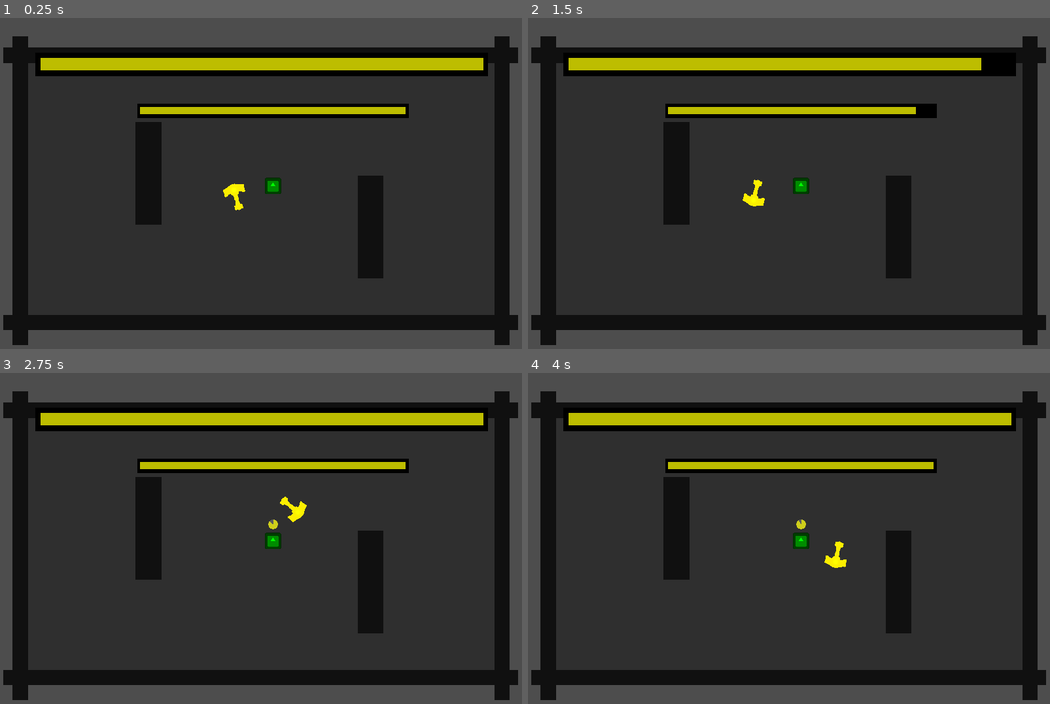
Above: before the commit, frames 1-4 (two rows, left to right).
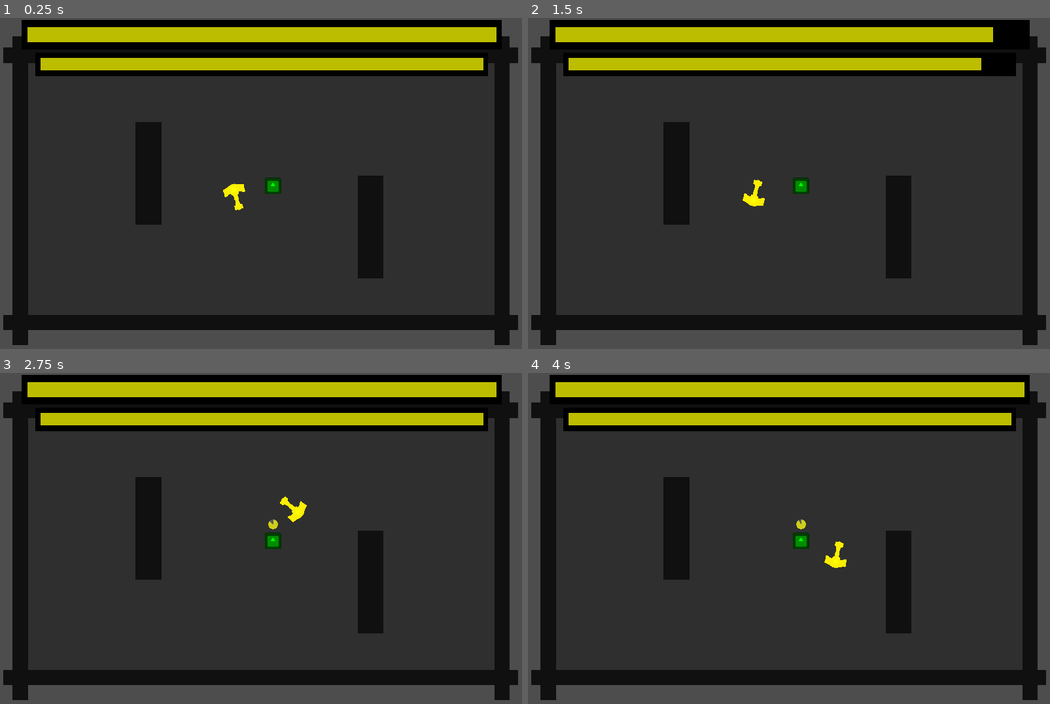
Above: after the commit, the same moments.

Repository: DeepRestGames/pirate-software-game-jam-16
Game: Godot game, scene res://Scenes/Tests/TestRangedEnemies_MainScene.tscn
The game is run twice, just before and just after one commit, with the same random seed, the same clock (stepped at 60 frames per second) and the same inputs. The engine's default icon, where the game draws it, is replaced by a stand-in: a white triangle on a blue panel in a dark square.
Inputs (mouse positions are in pixels of both pictures, inside the frame that each line leads up to):
- Up to frame 1 (0.25 s): no input
- Up to frame 2 (1.5 s): tap Enter at 0.5 s; move the mouse to (903, 173) at 0.52 s; hold Right mouse button (teleport_boomerang) 0.53-1.28 s; tap R (restart) at 1.25 s; move the mouse to (684, 206) at 1.27 s; click (684, 206) at 1.35 s
- Up to frame 3 (2.75 s): move the mouse to (313, 468) at 2.02 s; hold Right mouse button (teleport_boomerang) from 2.03 s (still down)
- Up to frame 4 (4 s): tap R (restart) at 2.75 s; move the mouse to (762, 614) at 2.77 s; release Right mouse button (teleport_boomerang) at 2.78 s; click (762, 614) at 2.85 s; move the mouse to (945, 594) at 3.52 s; hold Right mouse button (teleport_boomerang) from 3.53 s (still down)

The runs differ from the first frame. In frame 1, 9.8% of the frame differs, in the area x 4-97%, y 0-31%; in frame 2, 9.8%; in frame 3, 9.8%; in frame 4, 9.8%.

Commit message:
Fixed HUD not following camera

Diff:
--- a/Scenes/Level Design/LageLevels/HorizontalWalls.tscn
+++ b/Scenes/Level Design/LageLevels/HorizontalWalls.tscn
@@ -1,5 +1,6 @@
-[gd_scene load_steps=14 format=3 uid="uid://q3djbt1u8x1v"]
-
+[gd_scene load_steps=15 format=3 uid="uid://q3djbt1u8x1v"]
+
+[ext_resource type="Script" path="res://Scripts/GameManagement/GameLevel.gd" id="1_13k5a"]
 [ext_resource type="Texture2D" uid="uid://ctdwfv58t2cdu" path="res://Assets/Placeholders/WhiteSprites.png" id="1_ly12d"]
 [ext_resource type="Texture2D" uid="uid://dyyked7oujucm" path="res://Assets/Placeholders/Ground300.png" id="2_7tblh"]
 [ext_resource type="PackedScene" uid="uid://l8vxen63cqn3" path="res://Scenes/Enemies/EnemySpawnPoint.tscn" id="3_7je3n"]
@@ -24,6 +25,9 @@
 
 [node name="MainScene" type="Node2D"]
 scale = Vector2(0.6, 0.6)
+script = ExtResource("1_13k5a")
+level_number = 3
+level_name = "test2"
 
 [node name="Environment" type="Node2D" parent="."]
 
--- a/Scenes/Level Design/LageLevels/V.tscn
+++ b/Scenes/Level Design/LageLevels/V.tscn
@@ -1,8 +1,10 @@
-[gd_scene load_steps=14 format=3 uid="uid://bbnmuxwg3t7rf"]
-
+[gd_scene load_steps=16 format=3 uid="uid://bbnmuxwg3t7rf"]
+
+[ext_resource type="Script" path="res://Scripts/GameManagement/GameLevel.gd" id="1_hxb6x"]
 [ext_resource type="Texture2D" uid="uid://ctdwfv58t2cdu" path="res://Assets/Placeholders/WhiteSprites.png" id="1_lspot"]
 [ext_resource type="PackedScene" uid="uid://l8vxen63cqn3" path="res://Scenes/Enemies/EnemySpawnPoint.tscn" id="2_go8vq"]
 [ext_resource type="Texture2D" uid="uid://dyyked7oujucm" path="res://Assets/Placeholders/Ground300.png" id="2_jjqs4"]
+[ext_resource type="PackedScene" uid="uid://q3djbt1u8x1v" path="res://Scenes/Level Design/LageLevels/HorizontalWalls.tscn" id="2_nwybd"]
 [ext_resource type="PackedScene" uid="uid://c4xmmv3ww4l3p" path="res://Scenes/Enemies/EnemyRanged.tscn" id="3_37s78"]
 [ext_resource type="PackedScene" uid="uid://blwtacw6rbdye" path="res://Scenes/MainCharacter.tscn" id="4_x7goc"]
 [ext_resource type="PackedScene" uid="uid://1jxgf3akb6ir" path="res://Scenes/Enemies/EnemyWalking.tscn" id="5_8gdeu"]
@@ -24,6 +26,10 @@
 
 [node name="MainScene" type="Node2D"]
 scale = Vector2(0.6, 0.6)
+script = ExtResource("1_hxb6x")
+level_number = 1
+level_name = "test1"
+next_level_scene = ExtResource("2_nwybd")
 
 [node name="Environment" type="Node2D" parent="."]
 
--- a/Scenes/Level Design/SmallLevels/01_Frame test around map.tscn
+++ b/Scenes/Level Design/SmallLevels/01_Frame test around map.tscn
@@ -5,7 +5,7 @@
 [ext_resource type="PackedScene" uid="uid://1jxgf3akb6ir" path="res://Scenes/Enemies/EnemyWalking.tscn" id="3_qfwtx"]
 [ext_resource type="PackedScene" uid="uid://blwtacw6rbdye" path="res://Scenes/MainCharacter.tscn" id="4_ccpqc"]
 [ext_resource type="PackedScene" uid="uid://b5p4evkgrownv" path="res://Scenes/Boomerang.tscn" id="5_cgwiu"]
-[ext_resource type="PackedScene" uid="uid://dwmnwwfbcm0xb" path="res://Scenes/UI.tscn" id="6_aud2h"]
+[ext_resource type="PackedScene" uid="uid://dwmnwwfbcm0xb" path="res://Scenes/UI/HUD.tscn" id="6_aud2h"]
 
 [sub_resource type="NavigationPolygon" id="NavigationPolygon_41o6l"]
 vertices = PackedVector2Array(893.656, -385, 893.656, 475.328, 616.656, 475.328, 482.656, 355.344, 482.656, -64.6563, - …(620 unchanged characters)…
--- a/Scenes/Level Design/SmallLevels/King of the mountain.tscn
+++ b/Scenes/Level Design/SmallLevels/King of the mountain.tscn
@@ -5,7 +5,7 @@
 [ext_resource type="PackedScene" uid="uid://1jxgf3akb6ir" path="res://Scenes/Enemies/EnemyWalking.tscn" id="3_3l8mp"]
 [ext_resource type="PackedScene" uid="uid://blwtacw6rbdye" path="res://Scenes/MainCharacter.tscn" id="4_mgw23"]
 [ext_resource type="PackedScene" uid="uid://b5p4evkgrownv" path="res://Scenes/Boomerang.tscn" id="5_vrgsd"]
-[ext_resource type="PackedScene" uid="uid://dwmnwwfbcm0xb" path="res://Scenes/UI.tscn" id="6_hbxnc"]
+[ext_resource type="PackedScene" uid="uid://dwmnwwfbcm0xb" path="res://Scenes/UI/HUD.tscn" id="6_hbxnc"]
 
 [sub_resource type="NavigationPolygon" id="NavigationPolygon_41o6l"]
 vertices = PackedVector2Array(44.8828, -89.7734, -31.3516, -94.6797, -265.539, -266.109, -41.2969, -458.344, 56.5703, - …(709 unchanged characters)…
--- a/Scenes/Level Design/SmallLevels/Ranged Battle.tscn
+++ b/Scenes/Level Design/SmallLevels/Ranged Battle.tscn
@@ -5,7 +5,7 @@
 [ext_resource type="PackedScene" uid="uid://c4xmmv3ww4l3p" path="res://Scenes/Enemies/EnemyRanged.tscn" id="3_yctas"]
 [ext_resource type="PackedScene" uid="uid://blwtacw6rbdye" path="res://Scenes/MainCharacter.tscn" id="4_noafh"]
 [ext_resource type="PackedScene" uid="uid://b5p4evkgrownv" path="res://Scenes/Boomerang.tscn" id="5_0logc"]
-[ext_resource type="PackedScene" uid="uid://dwmnwwfbcm0xb" path="res://Scenes/UI.tscn" id="6_ym25r"]
+[ext_resource type="PackedScene" uid="uid://dwmnwwfbcm0xb" path="res://Scenes/UI/HUD.tscn" id="6_ym25r"]
 
 [sub_resource type="NavigationPolygon" id="NavigationPolygon_41o6l"]
 vertices = PackedVector2Array(395, 115, 295, 115, -40, 75, -40, -25, 893.656, 261.656, 693.344, 261.656, 395, 215, 510, …(770 unchanged characters)…
--- a/Scenes/Level Design/SmallLevels/Skirmish01.tscn
+++ b/Scenes/Level Design/SmallLevels/Skirmish01.tscn
@@ -6,7 +6,7 @@
 [ext_resource type="PackedScene" uid="uid://c4xmmv3ww4l3p" path="res://Scenes/Enemies/EnemyRanged.tscn" id="4_5swru"]
 [ext_resource type="PackedScene" uid="uid://blwtacw6rbdye" path="res://Scenes/MainCharacter.tscn" id="5_nx834"]
 [ext_resource type="PackedScene" uid="uid://b5p4evkgrownv" path="res://Scenes/Boomerang.tscn" id="6_5kp5f"]
-[ext_resource type="PackedScene" uid="uid://dwmnwwfbcm0xb" path="res://Scenes/UI.tscn" id="7_qlyja"]
+[ext_resource type="PackedScene" uid="uid://dwmnwwfbcm0xb" path="res://Scenes/UI/HUD.tscn" id="7_qlyja"]
 
 [sub_resource type="NavigationPolygon" id="NavigationPolygon_41o6l"]
 vertices = PackedVector2Array(325, -280, 225, -280, -358.344, -288.344, -8.34375, -288.344, 325, -50, 225, -50, -358.34 …(1476 unchanged characters)…
--- a/Scenes/Level Design/SmallLevels/Skirmish02.tscn
+++ b/Scenes/Level Design/SmallLevels/Skirmish02.tscn
@@ -6,7 +6,7 @@
 [ext_resource type="PackedScene" uid="uid://c4xmmv3ww4l3p" path="res://Scenes/Enemies/EnemyRanged.tscn" id="4_l2nmb"]
 [ext_resource type="PackedScene" uid="uid://blwtacw6rbdye" path="res://Scenes/MainCharacter.tscn" id="5_tqfl0"]
 [ext_resource type="PackedScene" uid="uid://b5p4evkgrownv" path="res://Scenes/Boomerang.tscn" id="6_p8o76"]
-[ext_resource type="PackedScene" uid="uid://dwmnwwfbcm0xb" path="res://Scenes/UI.tscn" id="7_28nif"]
+[ext_resource type="PackedScene" uid="uid://dwmnwwfbcm0xb" path="res://Scenes/UI/HUD.tscn" id="7_28nif"]
 
 [sub_resource type="NavigationPolygon" id="NavigationPolygon_41o6l"]
 vertices = PackedVector2Array(285, -280, 185, -280, -398.344, -288.344, -48.3438, -288.344, 285, -50, 185, -50, -398.34 …(1546 unchanged characters)…
--- a/Scenes/Level Design/SmallLevels/Tutorial_01.tscn
+++ b/Scenes/Level Design/SmallLevels/Tutorial_01.tscn
@@ -5,7 +5,7 @@
 [ext_resource type="PackedScene" uid="uid://1jxgf3akb6ir" path="res://Scenes/Enemies/EnemyWalking.tscn" id="3_unsny"]
 [ext_resource type="PackedScene" uid="uid://blwtacw6rbdye" path="res://Scenes/MainCharacter.tscn" id="4_caa84"]
 [ext_resource type="PackedScene" uid="uid://b5p4evkgrownv" path="res://Scenes/Boomerang.tscn" id="5_nfrdw"]
-[ext_resource type="PackedScene" uid="uid://dwmnwwfbcm0xb" path="res://Scenes/UI.tscn" id="6_ol3lm"]
+[ext_resource type="PackedScene" uid="uid://dwmnwwfbcm0xb" path="res://Scenes/UI/HUD.tscn" id="6_ol3lm"]
 
 [sub_resource type="NavigationPolygon" id="NavigationPolygon_41o6l"]
 vertices = PackedVector2Array(320, -85, 606.656, -85, 606.656, 80, 320, 80, -320, 78.3438, 320, 475.328, -320, 475.328, -606.656, 78.3438, -606.656, -85, -320, -85, 320, -481.656, -320, -481.656)
--- a/Scenes/Level Design/SmallLevels/Tutorial_02.tscn
+++ b/Scenes/Level Design/SmallLevels/Tutorial_02.tscn
@@ -5,7 +5,7 @@
 [ext_resource type="PackedScene" uid="uid://1jxgf3akb6ir" path="res://Scenes/Enemies/EnemyWalking.tscn" id="3_pjsis"]
 [ext_resource type="PackedScene" uid="uid://blwtacw6rbdye" path="res://Scenes/MainCharacter.tscn" id="4_i8d4h"]
 [ext_resource type="PackedScene" uid="uid://b5p4evkgrownv" path="res://Scenes/Boomerang.tscn" id="5_d0q67"]
-[ext_resource type="PackedScene" uid="uid://dwmnwwfbcm0xb" path="res://Scenes/UI.tscn" id="6_6pfor"]
+[ext_resource type="PackedScene" uid="uid://dwmnwwfbcm0xb" path="res://Scenes/UI/HUD.tscn" id="6_6pfor"]
 
 [sub_resource type="NavigationPolygon" id="NavigationPolygon_41o6l"]
 vertices = PackedVector2Array(893.656, -76.5234, 893.656, 68.1875, 309.398, 68.1875, -762.727, -76.5313, 309.398, 171.523, -309.398, 171.523, -309.398, 68.2031, -898.344, 68.1875, -898.344, -481.656, -762.727, -481.656)
--- a/Scenes/Level Design/SmallLevels/Tutorial_03.tscn
+++ b/Scenes/Level Design/SmallLevels/Tutorial_03.tscn
@@ -5,7 +5,7 @@
 [ext_resource type="PackedScene" uid="uid://1jxgf3akb6ir" path="res://Scenes/Enemies/EnemyWalking.tscn" id="3_jbem4"]
 [ext_resource type="PackedScene" uid="uid://blwtacw6rbdye" path="res://Scenes/MainCharacter.tscn" id="4_7w1hm"]
 [ext_resource type="PackedScene" uid="uid://b5p4evkgrownv" path="res://Scenes/Boomerang.tscn" id="5_y5j2t"]
-[ext_resource type="PackedScene" uid="uid://dwmnwwfbcm0xb" path="res://Scenes/UI.tscn" id="6_5gt2x"]
+[ext_resource type="PackedScene" uid="uid://dwmnwwfbcm0xb" path="res://Scenes/UI/HUD.tscn" id="6_5gt2x"]
 
 [sub_resource type="NavigationPolygon" id="NavigationPolygon_41o6l"]
 vertices = PackedVector2Array(689.5, 160, 689.492, 475.328, 336.75, 220.563, 336.75, -220.563, -278.773, 475.328, 153.25, 220.563, -278.773, -481.656, 153.25, -220.563, 691.656, -481.656, 691.656, -161.656, 893.656, -161.656, 893.656, -60, 695, -60, 695, 60, 893.656, 160, 893.656, 60)
--- a/Scenes/MainCharacter.tscn
+++ b/Scenes/MainCharacter.tscn
@@ -4,7 +4,7 @@
 [ext_resource type="Texture2D" uid="uid://vrfkmlq6h0im" path="res://icon.svg" id="2_puhgc"]
 [ext_resource type="Texture2D" uid="uid://b7oyj8163kmxq" path="res://Assets/Placeholders/YellowMjolnir.png" id="3_kcmxj"]
 [ext_resource type="Texture2D" uid="uid://cicbcdqxw7oec" path="res://Assets/Placeholders/WhiteCircle.png" id="4_rx0xj"]
-[ext_resource type="PackedScene" uid="uid://dwmnwwfbcm0xb" path="res://Scenes/UI.tscn" id="5_5oacu"]
+[ext_resource type="PackedScene" uid="uid://dwmnwwfbcm0xb" path="res://Scenes/UI/HUD.tscn" id="5_k0fps"]
 
 [sub_resource type="CircleShape2D" id="CircleShape2D_4meyu"]
 radius = 30.0
@@ -78,6 +78,8 @@
 tint_under = Color(0.431373, 0.431373, 0.431373, 0.705882)
 tint_progress = Color(1, 1, 0, 0.705882)
 
-[node name="UI" parent="." instance=ExtResource("5_5oacu")]
+[node name="CanvasLayer" type="CanvasLayer" parent="."]
+
+[node name="HUD" parent="CanvasLayer" instance=ExtResource("5_k0fps")]
 
 [connection signal="timeout" from="PathCalculationTimer" to="." method="_on_path_calculation_timer_timeout"]
--- a/Scenes/MainScene.tscn
+++ b/Scenes/MainScene.tscn
@@ -3,7 +3,7 @@
 [ext_resource type="Texture2D" uid="uid://ctdwfv58t2cdu" path="res://Assets/Placeholders/WhiteSprites.png" id="1_24xp7"]
 [ext_resource type="PackedScene" uid="uid://l8vxen63cqn3" path="res://Scenes/Enemies/EnemySpawnPoint.tscn" id="2_ugaq6"]
 [ext_resource type="PackedScene" uid="uid://blwtacw6rbdye" path="res://Scenes/MainCharacter.tscn" id="3_6x4vx"]
-[ext_resource type="PackedScene" uid="uid://dwmnwwfbcm0xb" path="res://Scenes/UI.tscn" id="3_cbco8"]
+[ext_resource type="PackedScene" uid="uid://dwmnwwfbcm0xb" path="res://Scenes/UI/HUD.tscn" id="3_cbco8"]
 [ext_resource type="PackedScene" uid="uid://b5p4evkgrownv" path="res://Scenes/Boomerang.tscn" id="4_xbjpj"]
 [ext_resource type="PackedScene" uid="uid://1jxgf3akb6ir" path="res://Scenes/Enemies/EnemyWalking.tscn" id="5_l3pjq"]
 
--- a/Scenes/Tests/TestInteractables_MainScene.tscn
+++ b/Scenes/Tests/TestInteractables_MainScene.tscn
@@ -5,7 +5,7 @@
 [ext_resource type="PackedScene" uid="uid://blwtacw6rbdye" path="res://Scenes/MainCharacter.tscn" id="4_7c637"]
 [ext_resource type="PackedScene" uid="uid://wwc4re0x7ahn" path="res://Scenes/GameElements/Gateway.tscn" id="5_alcfg"]
 [ext_resource type="PackedScene" uid="uid://b5p4evkgrownv" path="res://Scenes/Boomerang.tscn" id="5_l545g"]
-[ext_resource type="PackedScene" uid="uid://dwmnwwfbcm0xb" path="res://Scenes/UI.tscn" id="6_6tgd7"]
+[ext_resource type="PackedScene" uid="uid://dwmnwwfbcm0xb" path="res://Scenes/UI/HUD.tscn" id="6_6tgd7"]
 [ext_resource type="PackedScene" uid="uid://denw63bk82e73" path="res://Scenes/GameElements/Interactable.tscn" id="6_rd8xd"]
 [ext_resource type="PackedScene" uid="uid://1jxgf3akb6ir" path="res://Scenes/Enemies/EnemyWalking.tscn" id="8_2jj1b"]
 
--- a/Scenes/Tests/TestRangedEnemies_MainScene.tscn
+++ b/Scenes/Tests/TestRangedEnemies_MainScene.tscn
@@ -5,7 +5,7 @@
 [ext_resource type="PackedScene" uid="uid://c4xmmv3ww4l3p" path="res://Scenes/Enemies/EnemyRanged.tscn" id="3_h2v8d"]
 [ext_resource type="PackedScene" uid="uid://blwtacw6rbdye" path="res://Scenes/MainCharacter.tscn" id="4_q26ii"]
 [ext_resource type="PackedScene" uid="uid://b5p4evkgrownv" path="res://Scenes/Boomerang.tscn" id="5_n8cy1"]
-[ext_resource type="PackedScene" uid="uid://dwmnwwfbcm0xb" path="res://Scenes/UI.tscn" id="6_3uvmg"]
+[ext_resource type="PackedScene" uid="uid://dwmnwwfbcm0xb" path="res://Scenes/UI/HUD.tscn" id="6_3uvmg"]
 
 [sub_resource type="NavigationPolygon" id="NavigationPolygon_41o6l"]
 vertices = PackedVector2Array(482.656, 355.344, 893.656, 475.328, -898.344, 475.328, 362.656, 355.344, -379.344, 146.344, 362.656, -64.6563, -499.344, 146.344, -898.344, -481.656, -499.344, -273.656, 893.656, -481.656, -379.344, -273.656, 482.656, -64.6563)
--- a/Scenes/Tests/TestWalkingEnemies_MainScene.tscn
+++ b/Scenes/Tests/TestWalkingEnemies_MainScene.tscn
@@ -5,7 +5,7 @@
 [ext_resource type="PackedScene" uid="uid://1jxgf3akb6ir" path="res://Scenes/Enemies/EnemyWalking.tscn" id="3_td3d8"]
 [ext_resource type="PackedScene" uid="uid://blwtacw6rbdye" path="res://Scenes/MainCharacter.tscn" id="4_01bar"]
 [ext_resource type="PackedScene" uid="uid://b5p4evkgrownv" path="res://Scenes/Boomerang.tscn" id="5_yovfb"]
-[ext_resource type="PackedScene" uid="uid://dwmnwwfbcm0xb" path="res://Scenes/UI.tscn" id="6_bb1yv"]
+[ext_resource type="PackedScene" uid="uid://dwmnwwfbcm0xb" path="res://Scenes/UI/HUD.tscn" id="6_bb1yv"]
 
 [sub_resource type="NavigationPolygon" id="NavigationPolygon_41o6l"]
 vertices = PackedVector2Array(482.656, 355.344, 893.656, 475.328, -898.344, 475.328, 362.656, 355.344, -379.344, 146.344, 362.656, -64.6563, -499.344, 146.344, -898.344, -481.656, -499.344, -273.656, 893.656, -481.656, -379.344, -273.656, 482.656, -64.6563)
--- a/Scenes/UI.tscn
+++ b/Scenes/UI/HUD.tscn
@@ -1,9 +1,9 @@
 [gd_scene load_steps=3 format=3 uid="uid://dwmnwwfbcm0xb"]
 
-[ext_resource type="Script" path="res://Scripts/UI/UI_BoomerangFlyTime.gd" id="1_bu7ua"]
-[ext_resource type="Script" path="res://Scripts/UI/UI_PlayerDeath.gd" id="2_67205"]
+[ext_resource type="Script" path="res://Scripts/UI/HUD_BoomerangFlyTime.gd" id="1_bu7ua"]
+[ext_resource type="Script" path="res://Scripts/UI/HUD_PlayerDeath.gd" id="2_67205"]
 
-[node name="UI" type="Control"]
+[node name="HUD" type="Control"]
 custom_minimum_size = Vector2(1152, 648)
 layout_mode = 3
 anchors_preset = 15
Renamed: Scripts/UI/UI_BoomerangFlyTime.gd -> Scripts/UI/HUD_BoomerangFlyTime.gd
Renamed: Scripts/UI/UI_PlayerDeath.gd -> Scripts/UI/HUD_PlayerDeath.gd
